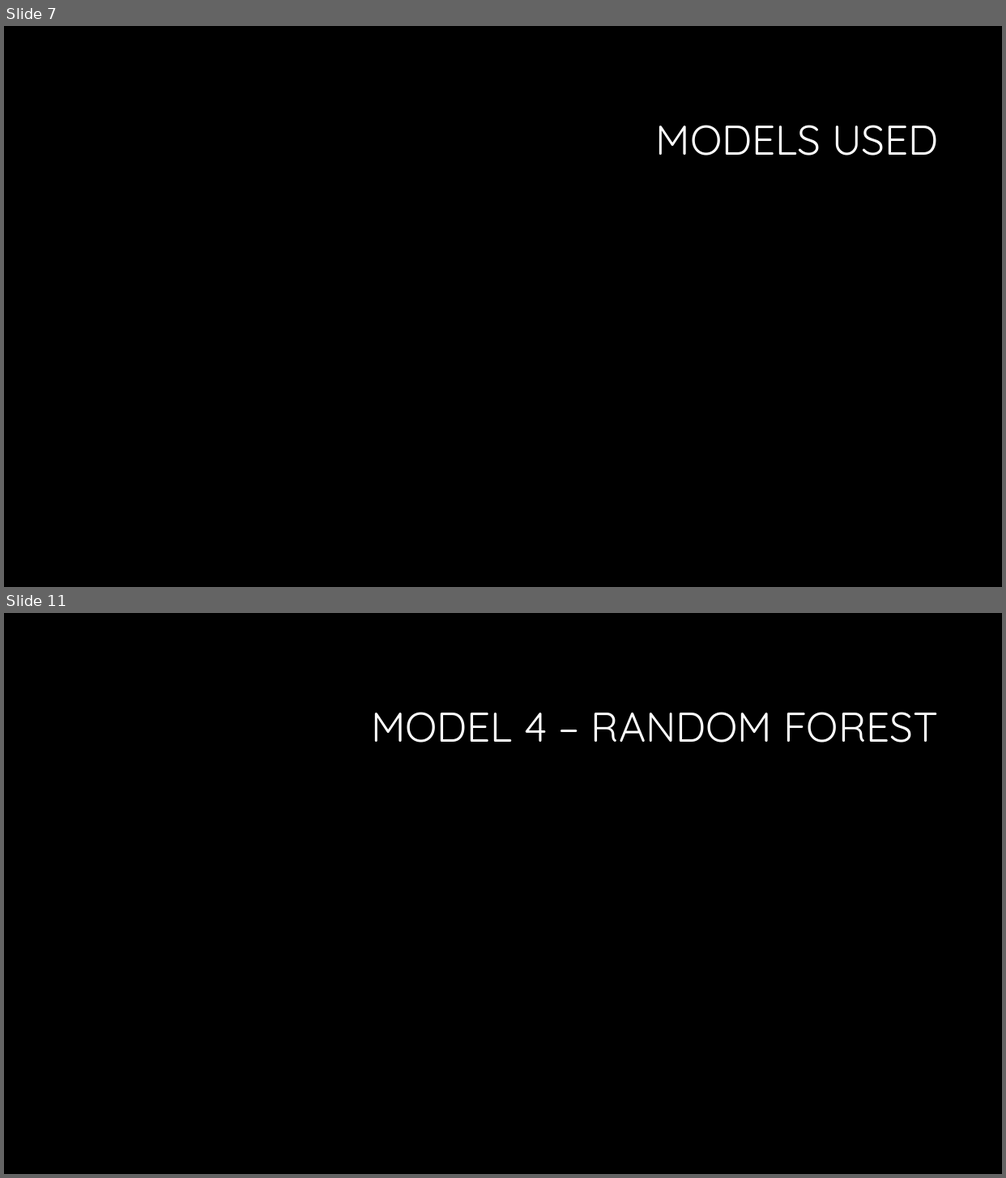
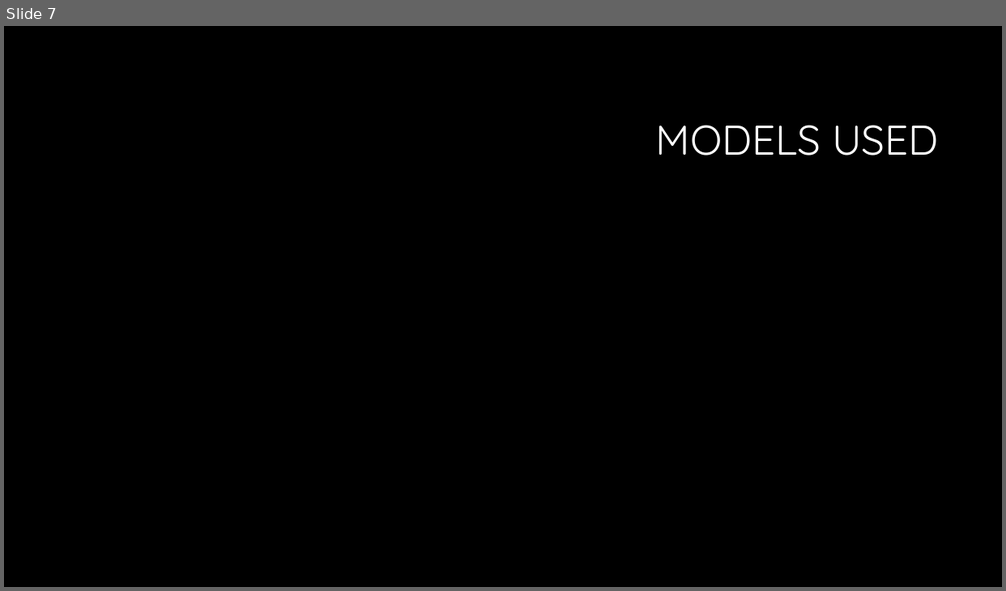
Before and after one commit to gregmb/FightingMongoosesML, a slide deck: MLPresentationFightingMongooses.pptx. Shown one above the other, each under a label of ours: slides 7 and 11 before the commit, slide 7 after it; the slides between them are not shown. The pictures are 1006x1178 and 1006x591 pixels, drawn with LibreOffice and Linux fonts; fonts in the diff are those of the drawing; background and template pictures are left out. Boxes give left, top, right and bottom in pixels: in the first picture for what was removed or moved away, otherwise in the second. Text is boxed around its words. In the diff, an @@ line names an element or a change of style, - is before the commit and + after.

```diff
--- a/MLPresentationFightingMongooses.pptx
+++ b/MLPresentationFightingMongooses.pptx
@@ slide 11 removed at [4, 613, 1002, 1174], background #000000 @@
@@ title removed at [371, 712, 938, 743] @@
-MODEL 4 – RANDOM FOREST
```
Also in this commit, not shown: 9 slides changed, 2 slides added, 1 other slide removed.
